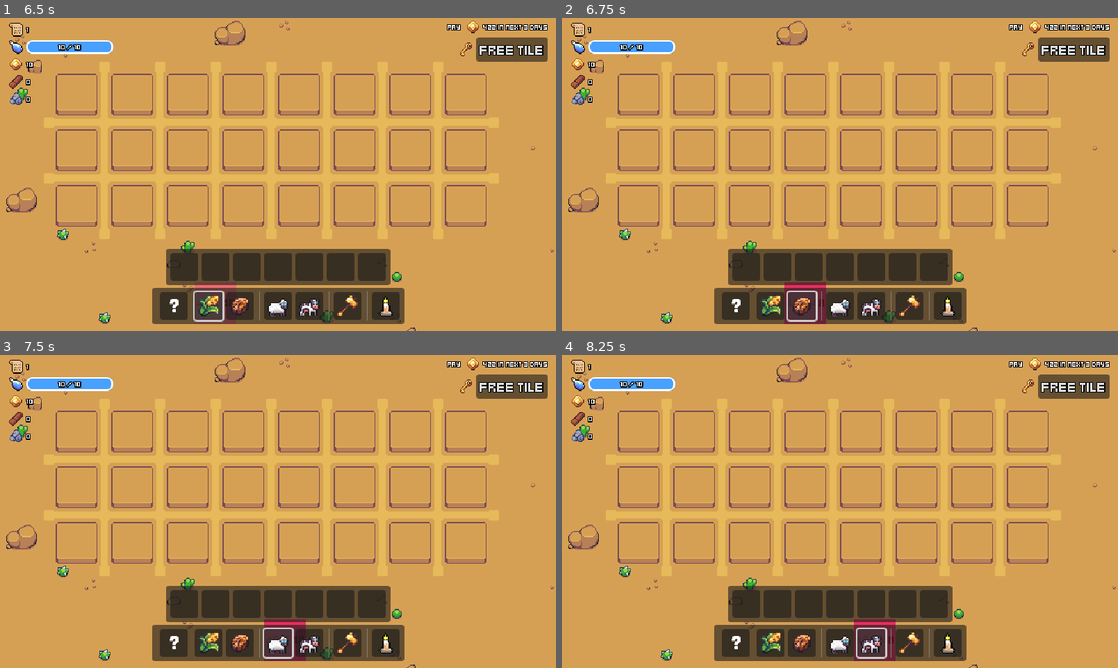
Above: before the commit, frames 1-4 (two rows, left to right).
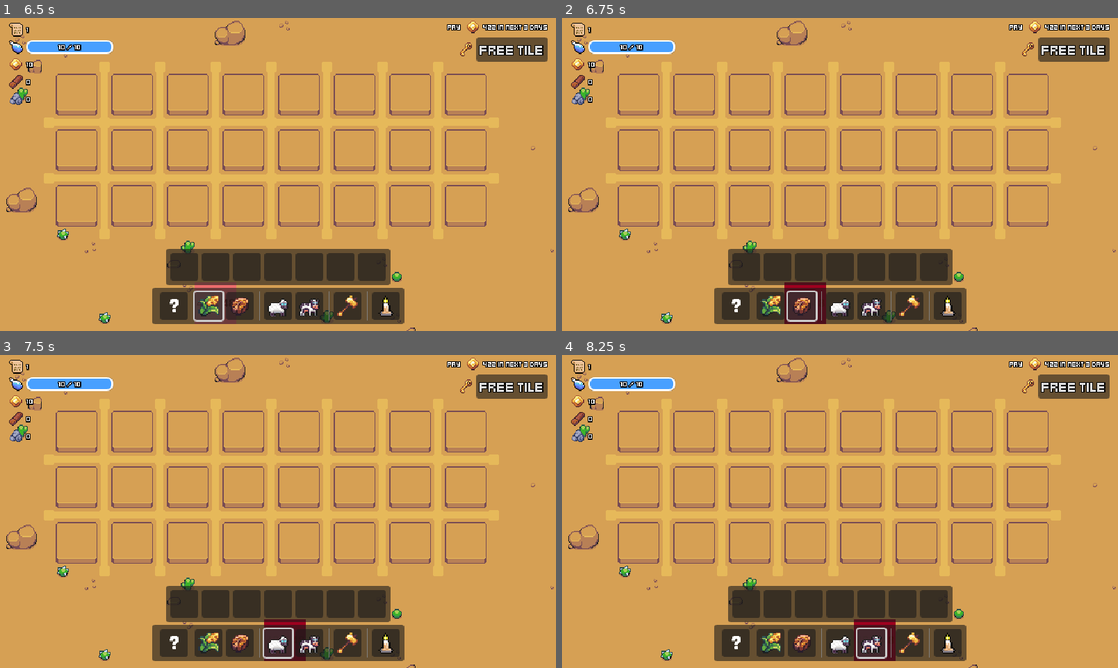
Above: after the commit, the same moments.

Repository: w-dib/DesertPunk
Game: Godot game, scene res://scenes/main/game.tscn
Two runs of this game, one before a commit and one after it. Both use one fixed random seed, a clock stepped at 60 frames per second and the inputs below.
Inputs (mouse positions are in pixels of both pictures, inside the frame that each line leads up to):
- Up to frame 1 (6.5 s): click (183, 265) at 0.52 s; click (216, 265) at 1.25 s; click (244, 265) at 2 s; click (278, 265) at 2.75 s; click (311, 265) at 3.5 s; click (339, 265) at 4.25 s; click (372, 265) at 5 s; click (211, 305) at 5.75 s
- Up to frame 2 (6.75 s): click (801, 305) at 6.5 s
- Up to frame 3 (7.5 s): click (278, 642) at 7.25 s
- Up to frame 4 (8.25 s): click (873, 642) at 8 s

Frame 1 is identical in both runs. In frame 2, 0.4% of the frame differs, in the area x 40-48%, y 84-98%; in frame 3, 0.3%; in frame 4, 0.4%.

Commit message:
Add functional tooltips

Diff:
--- a/components/deployable_component.gd
+++ b/components/deployable_component.gd
@@ -20,6 +20,8 @@
 		if can_build(tile_map_position) && DataManager.water != 0:
 			deployable_deployed.emit()
 			has_built = true
+			print(parent_building.has_built)
+			parent_building.has_built = has_built
 			queue_redraw()
 
 func _process(_delta):
--- a/resources/animals/camel.tres
+++ b/resources/animals/camel.tres
@@ -3,6 +3,7 @@
 [ext_resource type="Script" path="res://scripts/resource_base/growable.gd" id="1_fedfu"]
 
 [resource]
+resource_local_to_scene = true
 script = ExtResource("1_fedfu")
 name = "Camel"
 sells_for = 15
@@ -10,7 +11,10 @@
 only_grows_on_action = false
 needs_daily_watering_to_grow = false
 needs_nearby_plants_to_grow = true
-can_be_gifted = false
+tile_type = 0
+can_be_free_tile = false
 costs_action_to_deply = true
-tilemap_source = 0
-tilemap_coordinates = Vector2i(0, 0)
+tile_map_source = 0
+tile_map_coordinates = Vector2i(0, 0)
+descriptor_text = ""
+deployable_scene = ""
--- a/resources/plants/barley.tres
+++ b/resources/plants/barley.tres
@@ -10,8 +10,12 @@
 only_grows_on_action = true
 needs_daily_watering_to_grow = true
 needs_nearby_plants_to_grow = false
+tile_type = 0
 can_be_free_tile = false
 costs_action_to_deply = true
 tile_map_source = 8
 tile_map_coordinates = Vector2i(0, 0)
+descriptor_text = "Needs 2 days to grow.
+Must be Watered Every day.
+Sells for 2 coins"
 deployable_scene = "res://scenes/deployables/plants/barley.tscn"
--- a/resources/plants/dates.tres
+++ b/resources/plants/dates.tres
@@ -10,8 +10,12 @@
 only_grows_on_action = true
 needs_daily_watering_to_grow = false
 needs_nearby_plants_to_grow = false
+tile_type = 0
 can_be_free_tile = false
 costs_action_to_deply = false
 tile_map_source = 0
 tile_map_coordinates = Vector2i(0, 0)
+descriptor_text = "Needs 8 days to grow.
+Does not  need to be watered.
+Sells for 10 coins."
 deployable_scene = "res://scenes/deployables/plants/dates.tscn"
--- a/scenes/deployables/plants/barley.tscn
+++ b/scenes/deployables/plants/barley.tscn
@@ -1,21 +1,5 @@
-[gd_scene load_steps=4 format=3 uid="uid://b3onv6oeq6wr7"]
+[gd_scene load_steps=2 format=3 uid="uid://bxoqrl2jtxmhe"]
 
-[ext_resource type="Texture2D" uid="uid://btyigwgbyd20h" path="res://temp/Group 7.png" id="1_rkpew"]
-[ext_resource type="Script" path="res://components/deployable_component.gd" id="2_wo27o"]
+[ext_resource type="PackedScene" uid="uid://61hatnndn2fc" path="res://scenes/deployables/plants/base_plant.tscn" id="1_4s2fk"]
 
-[sub_resource type="RectangleShape2D" id="RectangleShape2D_rompp"]
-size = Vector2(48, 48)
-
-[node name="Barley" type="Area2D"]
-collision_layer = 2
-collision_mask = 3
-
-[node name="Sprite2D" type="Sprite2D" parent="."]
-texture = ExtResource("1_rkpew")
-
-[node name="DeployableComponent" type="Node2D" parent="." node_paths=PackedStringArray("parent_building")]
-script = ExtResource("2_wo27o")
-parent_building = NodePath("..")
-
-[node name="CollisionShape2D" type="CollisionShape2D" parent="."]
-shape = SubResource("RectangleShape2D_rompp")
+[node name="Barley" instance=ExtResource("1_4s2fk")]
--- /dev/null
+++ b/scenes/deployables/plants/base_plant.tscn
@@ -0,0 +1,74 @@
+[gd_scene load_steps=7 format=3 uid="uid://61hatnndn2fc"]
+
+[ext_resource type="Texture2D" uid="uid://btyigwgbyd20h" path="res://temp/Group 7.png" id="1_cnd1s"]
+[ext_resource type="Script" path="res://scripts/logic/deployable_logic.gd" id="1_ra0ct"]
+[ext_resource type="Script" path="res://components/deployable_component.gd" id="2_srx63"]
+[ext_resource type="Resource" uid="uid://bcbhd2t5dslxw" path="res://resources/plants/barley.tres" id="2_x16n5"]
+[ext_resource type="Theme" uid="uid://0e4aimj026h8" path="res://resources/theme/main.tres" id="4_30sov"]
+
+[sub_resource type="RectangleShape2D" id="RectangleShape2D_rompp"]
+size = Vector2(48, 48)
+
+[node name="Plant" type="Area2D" node_paths=PackedStringArray("descriptor_text", "descriptor_ui")]
+collision_layer = 2
+collision_mask = 3
+script = ExtResource("1_ra0ct")
+descriptor_text = NodePath("DescriptorUI/PanelContainer/MarginContainer/DescriptorText")
+descriptor_ui = NodePath("DescriptorUI")
+resource = ExtResource("2_x16n5")
+
+[node name="CollisionShape2D" type="CollisionShape2D" parent="."]
+shape = SubResource("RectangleShape2D_rompp")
+
+[node name="StageOne" type="Sprite2D" parent="."]
+texture = ExtResource("1_cnd1s")
+
+[node name="StageTwo" type="Sprite2D" parent="."]
+visible = false
+modulate = Color(1, 0, 0.270588, 1)
+texture = ExtResource("1_cnd1s")
+
+[node name="StageThree" type="Sprite2D" parent="."]
+visible = false
+texture = ExtResource("1_cnd1s")
+
+[node name="DeployableComponent" type="Node2D" parent="." node_paths=PackedStringArray("parent_building")]
+script = ExtResource("2_srx63")
+parent_building = NodePath("..")
+
+[node name="DescriptorUI" type="Control" parent="."]
+layout_mode = 3
+anchors_preset = 15
+anchor_right = 1.0
+anchor_bottom = 1.0
+offset_top = -64.0
+offset_right = 140.0
+offset_bottom = -39.0
+grow_horizontal = 2
+grow_vertical = 2
+theme = ExtResource("4_30sov")
+
+[node name="PanelContainer" type="PanelContainer" parent="DescriptorUI"]
+layout_mode = 1
+anchors_preset = 15
+anchor_right = 1.0
+anchor_bottom = 1.0
+grow_horizontal = 2
+grow_vertical = 2
+
+[node name="MarginContainer" type="MarginContainer" parent="DescriptorUI/PanelContainer"]
+layout_mode = 2
+theme_override_constants/margin_left = 5
+theme_override_constants/margin_top = 5
+theme_override_constants/margin_right = 5
+theme_override_constants/margin_bottom = 5
+
+[node name="DescriptorText" type="Label" parent="DescriptorUI/PanelContainer/MarginContainer"]
+unique_name_in_owner = true
+layout_mode = 2
+text = "Node text"
+vertical_alignment = 1
+autowrap_mode = 2
+
+[connection signal="mouse_entered" from="." to="." method="_on_mouse_entered"]
+[connection signal="mouse_exited" from="." to="." method="_on_mouse_exited"]
--- a/scenes/deployables/plants/dates.tscn
+++ b/scenes/deployables/plants/dates.tscn
@@ -1,22 +1,10 @@
-[gd_scene load_steps=4 format=3 uid="uid://mrei8i4gf6be"]
+[gd_scene load_steps=3 format=3 uid="uid://sc34ck6u43a1"]
 
-[ext_resource type="Texture2D" uid="uid://btyigwgbyd20h" path="res://temp/Group 7.png" id="1_d2nxr"]
-[ext_resource type="Script" path="res://components/deployable_component.gd" id="2_x7043"]
+[ext_resource type="PackedScene" uid="uid://61hatnndn2fc" path="res://scenes/deployables/plants/base_plant.tscn" id="1_dpowy"]
+[ext_resource type="Resource" uid="uid://x56371fy2cmy" path="res://resources/plants/dates.tres" id="2_h1ko4"]
 
-[sub_resource type="RectangleShape2D" id="RectangleShape2D_y7dg4"]
-size = Vector2(48, 48)
+[node name="Dates" instance=ExtResource("1_dpowy")]
+resource = ExtResource("2_h1ko4")
 
-[node name="Dates" type="Area2D"]
-collision_layer = 2
-collision_mask = 3
-
-[node name="Sprite2D" type="Sprite2D" parent="."]
-modulate = Color(0.92549, 0.447059, 0.870588, 1)
-texture = ExtResource("1_d2nxr")
-
-[node name="DeployableComponent" type="Node2D" parent="." node_paths=PackedStringArray("parent_building")]
-script = ExtResource("2_x7043")
-parent_building = NodePath("..")
-
-[node name="CollisionShape2D" type="CollisionShape2D" parent="."]
-shape = SubResource("RectangleShape2D_y7dg4")
+[node name="StageOne" parent="." index="1"]
+modulate = Color(0.282353, 0, 0.282353, 1)
--- a/scenes/main/game.tscn
+++ b/scenes/main/game.tscn
@@ -11,6 +11,7 @@
 [ext_resource type="Texture2D" uid="uid://mrpbaru52fy5" path="res://assets/icons/barley.png" id="7_nldxv"]
 [ext_resource type="Texture2D" uid="uid://bok213me2v2io" path="res://assets/PasturingSheepIdleSide.png" id="8_c46ho"]
 [ext_resource type="Texture2D" uid="uid://djsufpb4iexqf" path="res://assets/icons/date.png" id="8_vufiq"]
+[ext_resource type="Script" path="res://scripts/resource_base/growable.gd" id="14_3aqaw"]
 [ext_resource type="Texture2D" uid="uid://t6a5mm0bgi10" path="res://assets/icons/wood.png" id="14_yyn2l"]
 [ext_resource type="Texture2D" uid="uid://bo48si7atv3lk" path="res://assets/icons/stone.png" id="15_hhqkg"]
 
@@ -361,6 +362,23 @@
 sources/7 = SubResource("TileSetAtlasSource_gf01t")
 sources/8 = SubResource("TileSetAtlasSource_7pe2t")
 
+[sub_resource type="Resource" id="Resource_2j4is"]
+resource_local_to_scene = true
+script = ExtResource("14_3aqaw")
+name = "Camel"
+sells_for = 15
+growth_time = 5
+only_grows_on_action = false
+needs_daily_watering_to_grow = false
+needs_nearby_plants_to_grow = true
+tile_type = 0
+can_be_free_tile = false
+costs_action_to_deply = true
+tile_map_source = 0
+tile_map_coordinates = Vector2i(0, 0)
+descriptor_text = ""
+deployable_scene = ""
+
 [node name="Game" type="Node2D" node_paths=PackedStringArray("hover_mouse", "tile_map")]
 script = ExtResource("1_kfgdk")
 hover_mouse = NodePath("HoverMouse")
@@ -391,5 +409,6 @@
 layer_3/tile_data = PackedInt32Array()
 
 [node name="UI" parent="." instance=ExtResource("6_dhwtt")]
+camel_resource = SubResource("Resource_2j4is")
 
 [node name="Tiles" type="Node" parent="."]
--- /dev/null
+++ b/scripts/logic/deployable_logic.gd
@@ -0,0 +1,20 @@
+extends Area2D
+
+@export var descriptor_text: Label
+@export var descriptor_ui: Control
+
+@export var resource: DeployableResource
+
+var has_built = false
+
+func _ready() -> void:
+	descriptor_text.text = resource.descriptor_text
+	descriptor_ui.hide()
+
+func _on_mouse_entered() -> void:
+	if has_built:
+		descriptor_ui.show()
+
+func _on_mouse_exited() -> void:
+	if has_built:
+		descriptor_ui.hide()
--- a/scripts/resource_base/deployable_resource.gd
+++ b/scripts/resource_base/deployable_resource.gd
@@ -8,8 +8,10 @@
 	FREE_TILE
 }
 
+@export var tile_type : TileType
 @export var can_be_free_tile : bool
 @export var costs_action_to_deply : bool
 @export var tile_map_source : int
 @export var tile_map_coordinates : Vector2i
+@export_multiline var descriptor_text: String
 @export_file("*.tscn") var deployable_scene: String
Not shown: 1 places in scenes/main/game.tscn that only renumber resources
